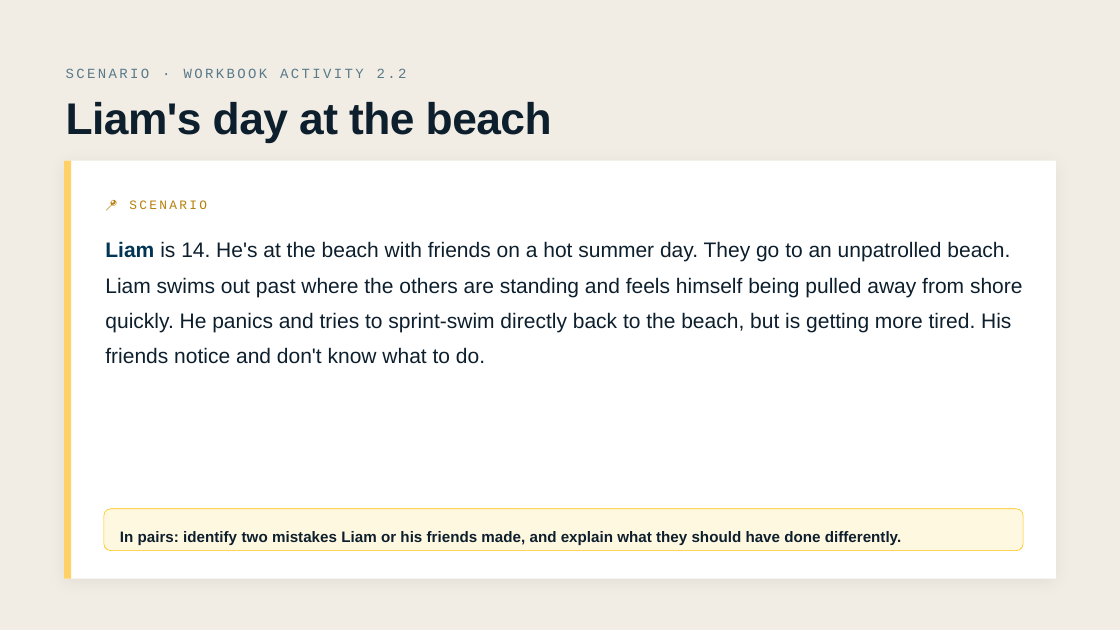
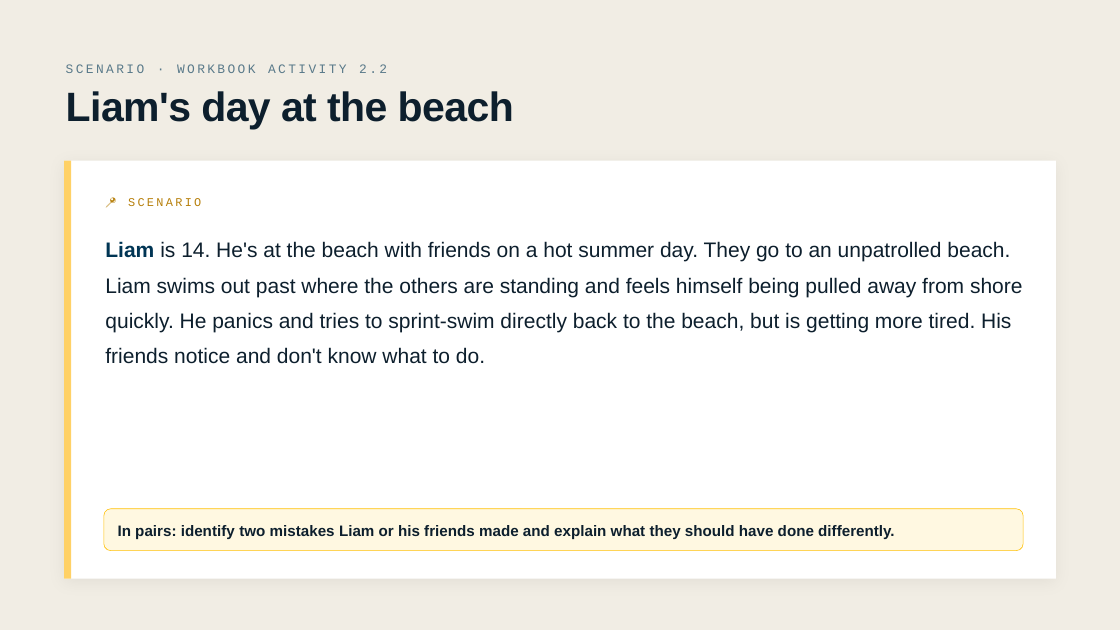
Before and after one commit to Emilie-Harrison/swim-water-safety, a slide deck: slide 15 of Swim_Water_Safety_Years_7-8.pptx. Drawn at 1120x630 pixels with LibreOffice and Linux fonts; fonts in the diff are those of the drawing. Boxes give left, top, right and bottom in pixels: in the first picture for what was removed or moved away, otherwise in the second. Text is boxed around its words. In the diff, an @@ line names an element or a change of style, - is before the commit and + after.

```diff
--- a/Swim_Water_Safety_Years_7-8.pptx
+++ b/Swim_Water_Safety_Years_7-8.pptx
@@ text "SCENARIO · WORKBOOK ACTIVITY 2.2" at (x1=66, y1=64, x2=387, y2=73): size 18 to 16.6 pt; line spacing 1.4 to 1.2 @@
@@ text "Liam's day at the beach" at (x1=66, y1=91, x2=514, y2=129): size 57 to 52.7 pt; line spacing 1.05 to 0.85 @@
@@ text "📍 SCENARIO" at (x1=128, y1=198, x2=201, y2=206): size 16.5 to 15.3 pt; line spacing 1.4 to 1.3 @@
@@ text at (x1=118, y1=525, x2=894, y2=539): text changed @@
-In pairs: identify two mistakes Liam or his friends made, and explain what they should have done differently.
+In pairs: identify two mistakes Liam or his friends made and explain what they should have done differently.
```
Also in this commit, not shown: 40 other slides changed, 4 other files.
